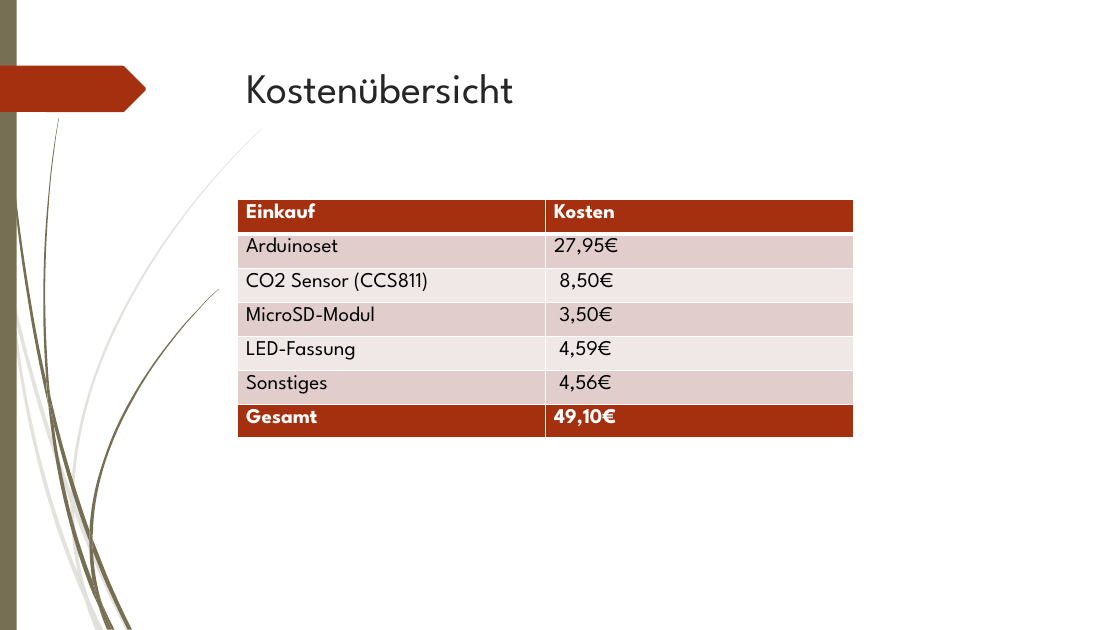
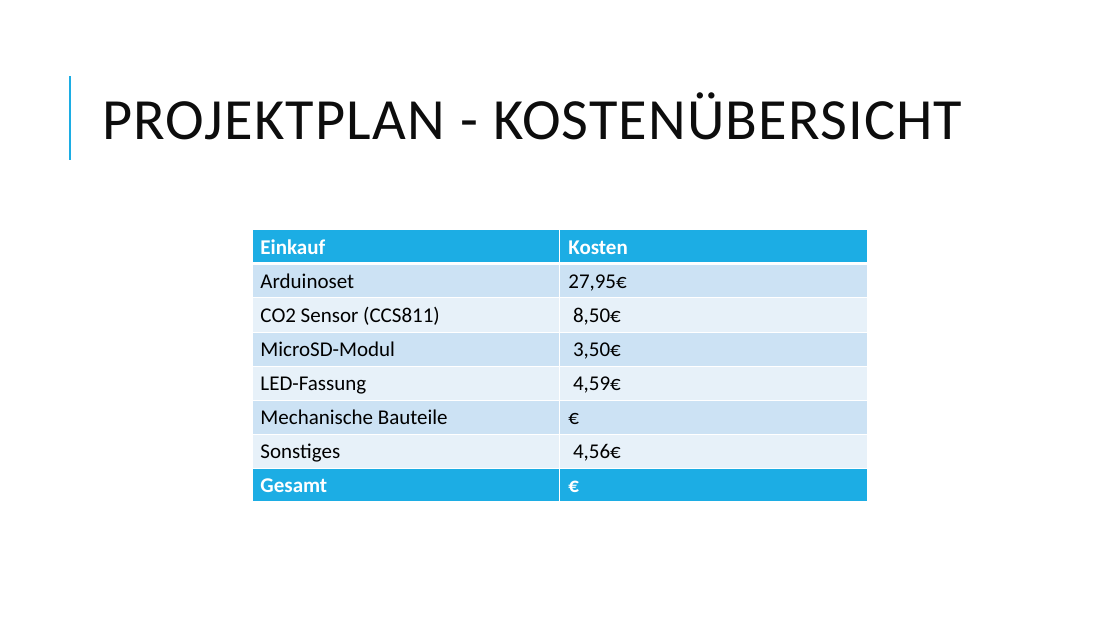
Before and after one commit to johannesdhbw/MC_Projekt, a slide deck: slide 6 of Präsentation/Microcomputertechnik.pptx (slide 5 before the commit). Drawn at 1120x630 pixels with LibreOffice and Linux fonts; fonts in the diff are those of the drawing. Boxes give left, top, right and bottom in pixels: in the first picture for what was removed or moved away, otherwise in the second. Text is boxed around its words. In the diff, an @@ line names an element or a change of style, - is before the commit and + after.

```diff
--- a/Präsentation/Microcomputertechnik.pptx
+++ b/Präsentation/Microcomputertechnik.pptx
@@ rectangle removed at (0,0,17,630) @@
@@ title "PROJEKTPLAN - KOSTENÜBERSICHT" at (102,92,962,140): vertical alignment top to middle @@
@@ freeform shape removed at (0,66,146,112) @@
@@ line added from (70, 160) to (70, 76), #1CADE4 1.5 pt @@
@@ title at (102,92,962,140): text changed; size 36 to 50 pt; font League Spartan to Calibri; text colour #262626 to #0D0D0D @@
-Kostenübersicht
+PROJEKTPLAN - KOSTENÜBERSICHT
@@ table at (252,230,869,469) @@
+row 6: Mechanische Bauteile | €
@@ table: place and size @@
-table at (238,200,854,404)
+table at (252,230,869,469)
@@ table at (252,469,869,503) @@
-row 1, column 2: 49,10€
+row 1, column 2: €
@@ fill #A53010 to #1CADE4 in row 1 @@
@@ font League Spartan to Calibri in "Gesamt" @@
@@ table: place and size @@
-table at (238,404,854,439)
+table at (252,469,869,503)
@@ group removed at (0,129,262,630): 10 freeform shapes @@
@@ group removed at (3,0,218,630): 12 freeform shapes @@
```
Also in this commit, not shown: 10 other slides changed, 1 slide added, 4 other files.
